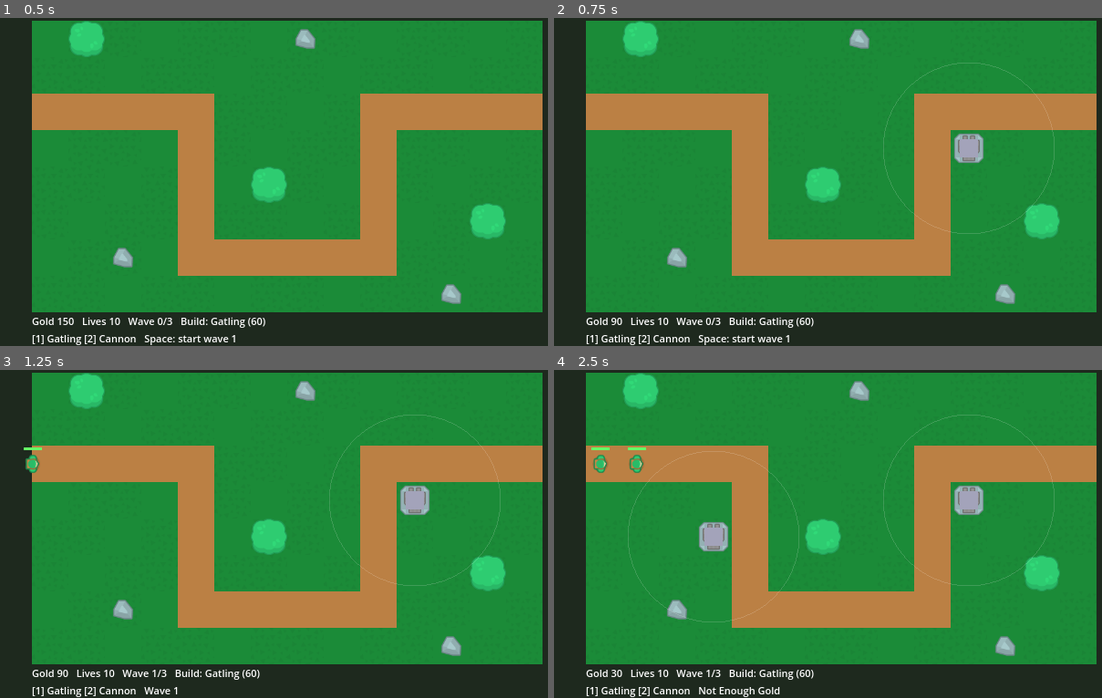
Above: before the commit, frames 1-4 (two rows, left to right).
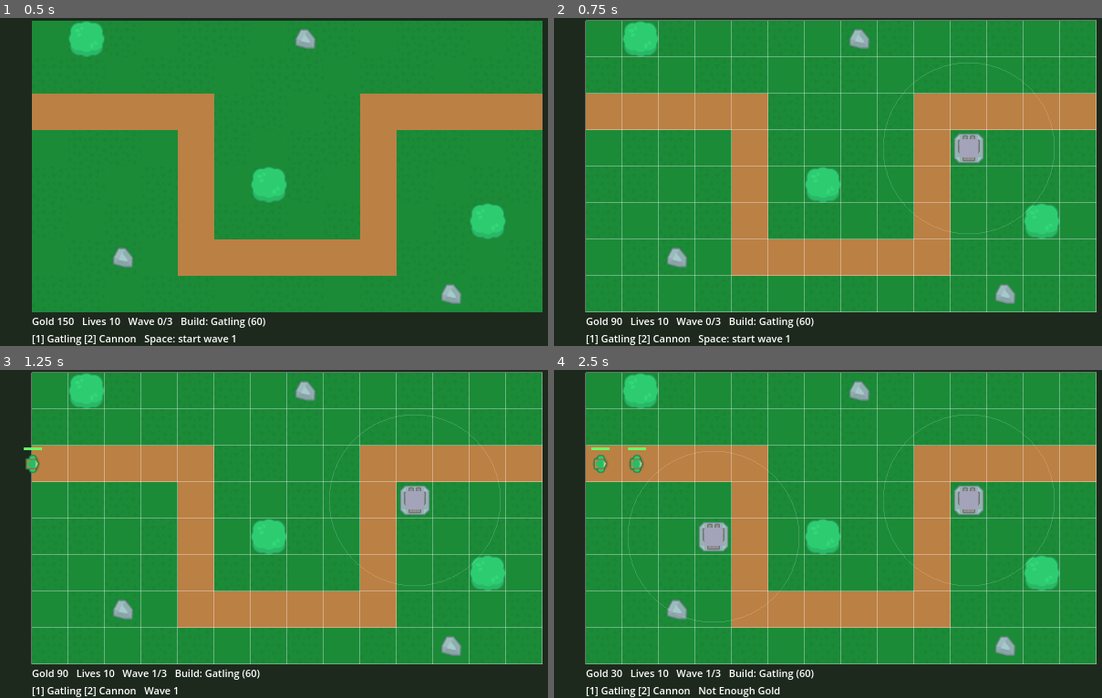
Above: after the commit, the same moments.

Repository: Stan-Stani/github-game-off-2026
Game: Godot game, scene res://examples/lite_demo.tscn
The game is run twice, just before and just after one commit, with the same random seed, the same clock (stepped at 60 frames per second) and the same inputs.
Inputs (mouse positions are in pixels of both pictures, inside the frame that each line leads up to):
- Up to frame 1 (0.5 s): no input
- Up to frame 2 (0.75 s): tap Enter at 0.5 s; move the mouse to (970, 165) at 0.52 s; tap G at 0.6 s; click (970, 165) at 0.67 s
- Up to frame 3 (1.25 s): tap Space at 0.77 s
- Up to frame 4 (2.5 s): move the mouse to (723, 550) at 1.27 s; tap G at 1.35, 2.3 s; click (723, 550) at 1.42 s; tap Space at 1.52 s; move the mouse to (899, 461) at 2.02 s; tap 1 at 2.1 s; click (899, 461) at 2.17 s

Frame 1 is identical in both runs. In frame 2, 4.5% of the frame differs, in the area x 5-100%, y 0-90%; in frame 3, 4.5%; in frame 4, 4.5%.

Commit message:
feat: add grid toggle

Diff:
--- a/examples/lite_demo.gd
+++ b/examples/lite_demo.gd
@@ -10,6 +10,9 @@
 var status: String = ""
 var _tex: Dictionary = {}
 const HUD_H: float = 34.0 ## status bar height under the map
+
+## Toggle grid in game on/off
+var show_grid: bool = false
 
 func tex(n: String) -> Texture2D:
 	if not _tex.has(n):
@@ -65,6 +68,7 @@
 			KEY_SPACE:
 				if spawner.start_next_wave(): status = "Wave %d" % (spawner.wave_index + 1)
 			KEY_R: restart()
+			KEY_G: show_grid = not show_grid
 	var mb: InputEventMouseButton = event as InputEventMouseButton
 	if mb != null and mb.pressed:
 		var c: Vector2i = spawner.map.cell_at(get_local_mouse_position())
@@ -93,6 +97,20 @@
 	for c: Vector2i in m.blocked:
 		draw_texture_rect(tex("bush_big" if i % 2 == 0 else "rock_a"), Rect2(Vector2(c) * cs, Vector2(cs, cs)), false)
 		i += 1
+	## Draw grid if toggled on
+	if show_grid:
+		var grid_color := Color(5.511, 9.82, 8.233, 0.35)
+		var grid_width := m.cols * cs
+		var grid_height := m.rows * cs
+
+		for  column in range(m.cols + 1):
+			var x := column * cs
+			draw_line(Vector2(x, 0), Vector2(x, grid_height), grid_color)
+
+		for  row in range(m.rows + 1):
+			var y := row * cs
+			draw_line(Vector2(0, y), Vector2(grid_width, y), grid_color)
+
 	for t: TDTower in spawner.towers:
 		var r: Rect2 = Rect2(t.position - Vector2(cs, cs) / 2.0, Vector2(cs, cs))
 		draw_texture_rect(tex("base_1"), r, false)
Not shown, changed: assets/sources/kenney_tower-defense-top-down-License.txt
Not shown: 1 places in examples/lite_demo.tscn that only renumber resources
